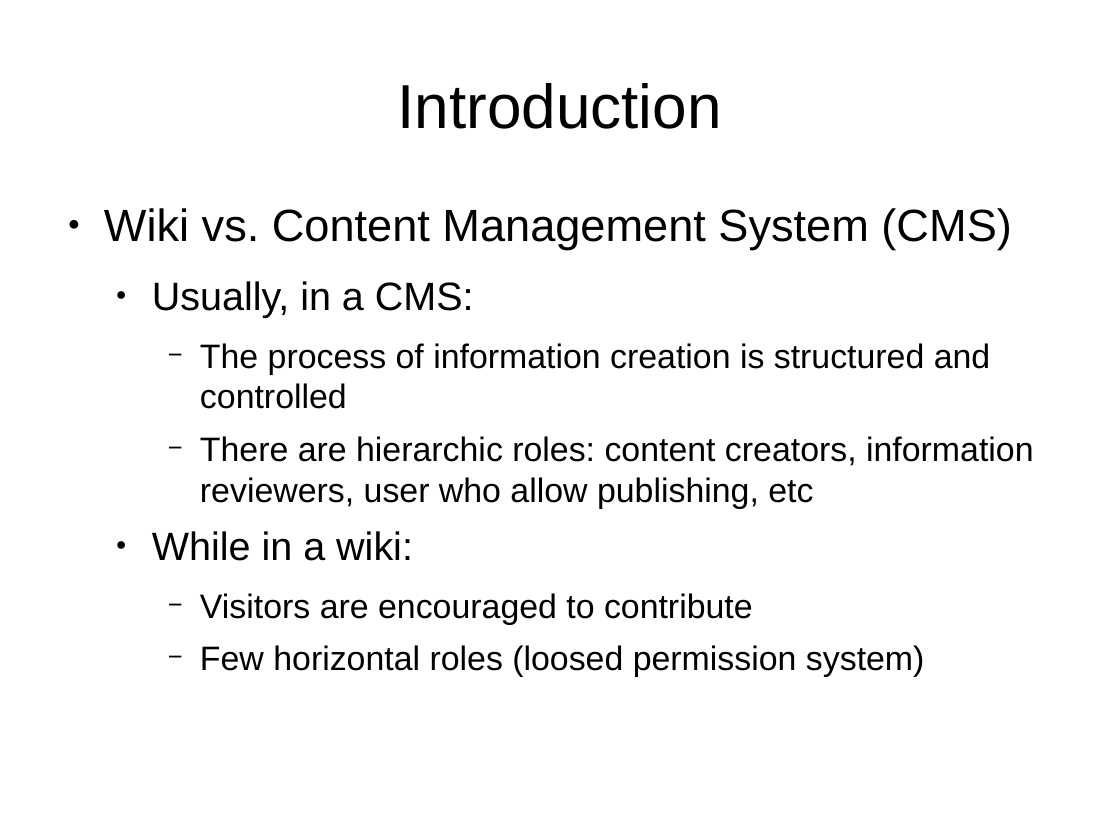
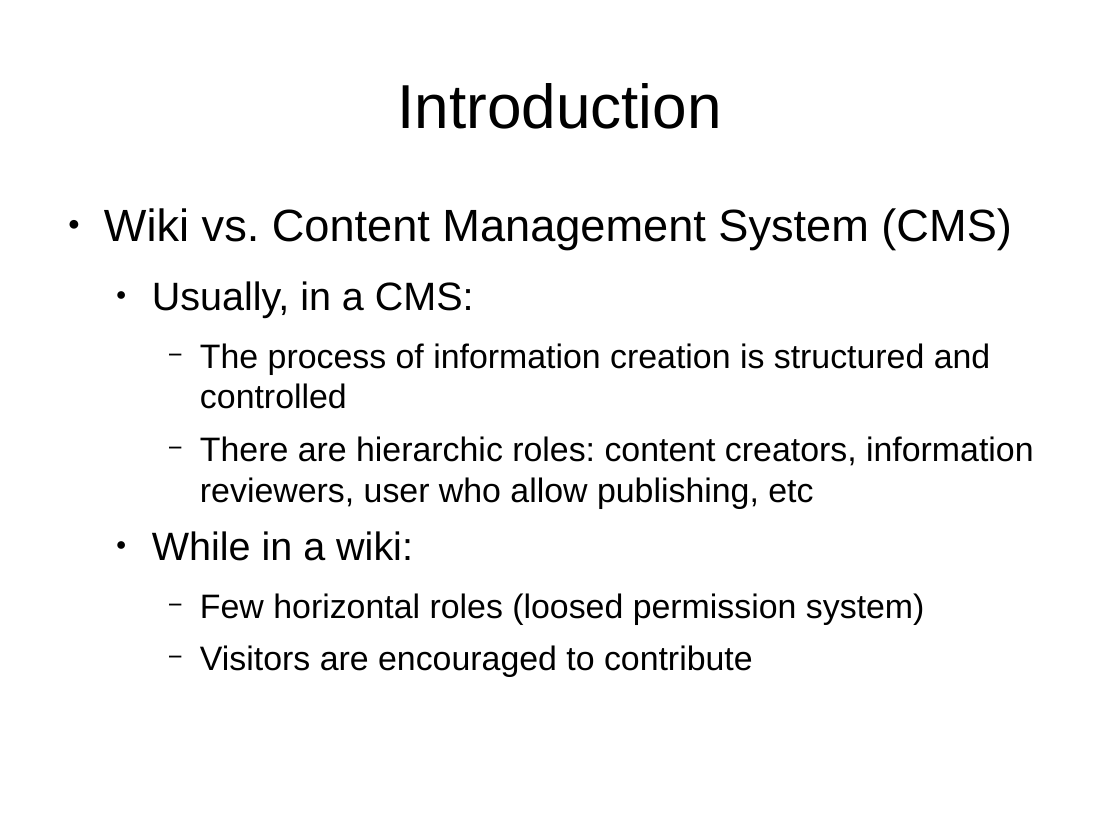
Before and after one commit to DrPantera/wikis4education, a slide deck: slide 4 of brunel-2014/wiki-assessment.odp. Drawn at 1120x840 pixels with LibreOffice and Linux fonts; fonts in the diff are those of the drawing. Boxes give left, top, right and bottom in pixels: in the first picture for what was removed or moved away, otherwise in the second. Text is boxed around its words. In the diff, an @@ line names an element or a change of style, - is before the commit and + after.

```diff
--- a/brunel-2014/wiki-assessment.odp
+++ b/brunel-2014/wiki-assessment.odp
@@ text at bbox=[200, 593, 925, 624]: paragraph added @@
+    − Few horizontal roles (loosed permission system)
@@ text at bbox=[200, 645, 925, 677]: paragraph removed @@
-    − Few horizontal roles (loosed permission system)
```
Also in this commit, not shown: 6 other slides changed, 4 slides added.
